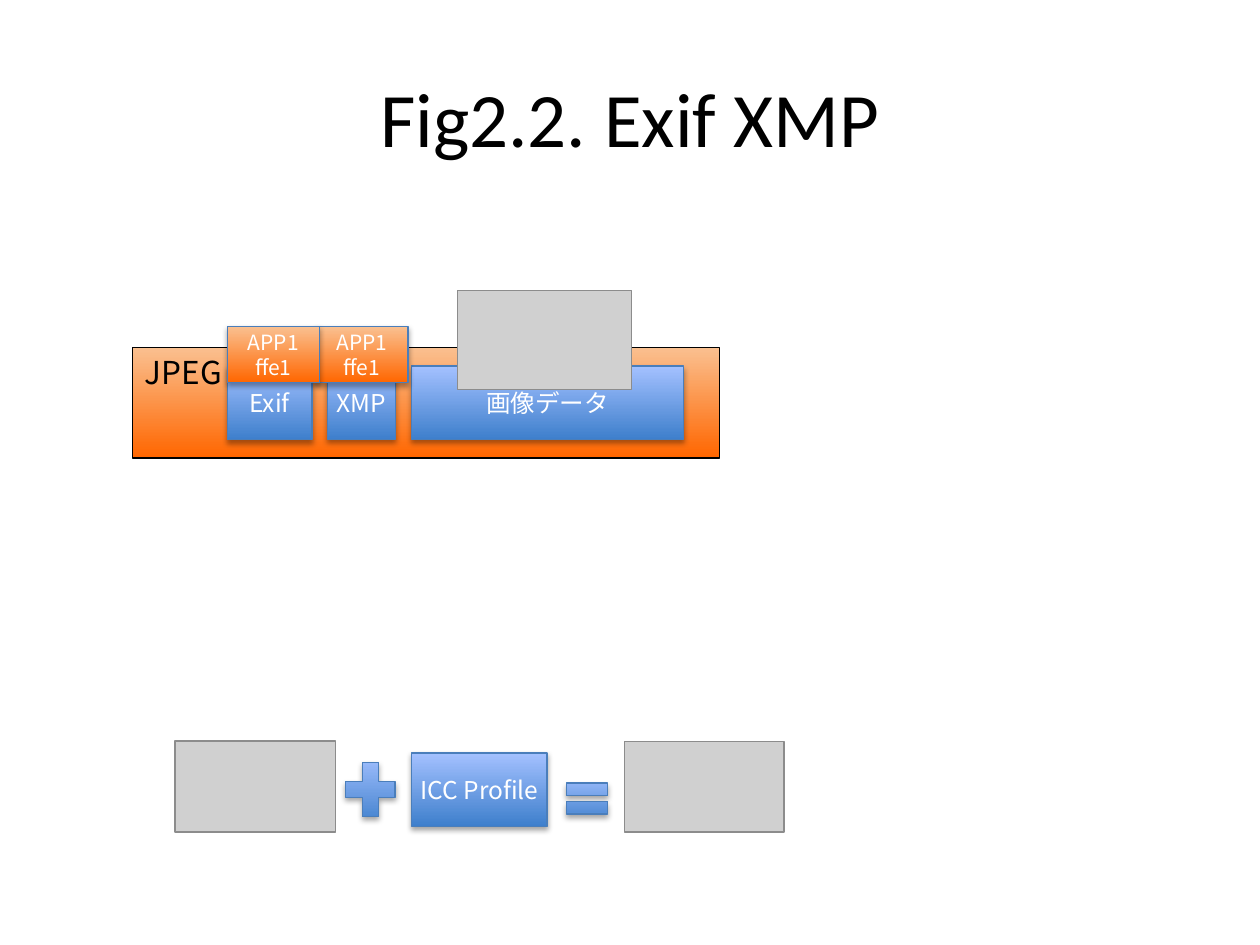
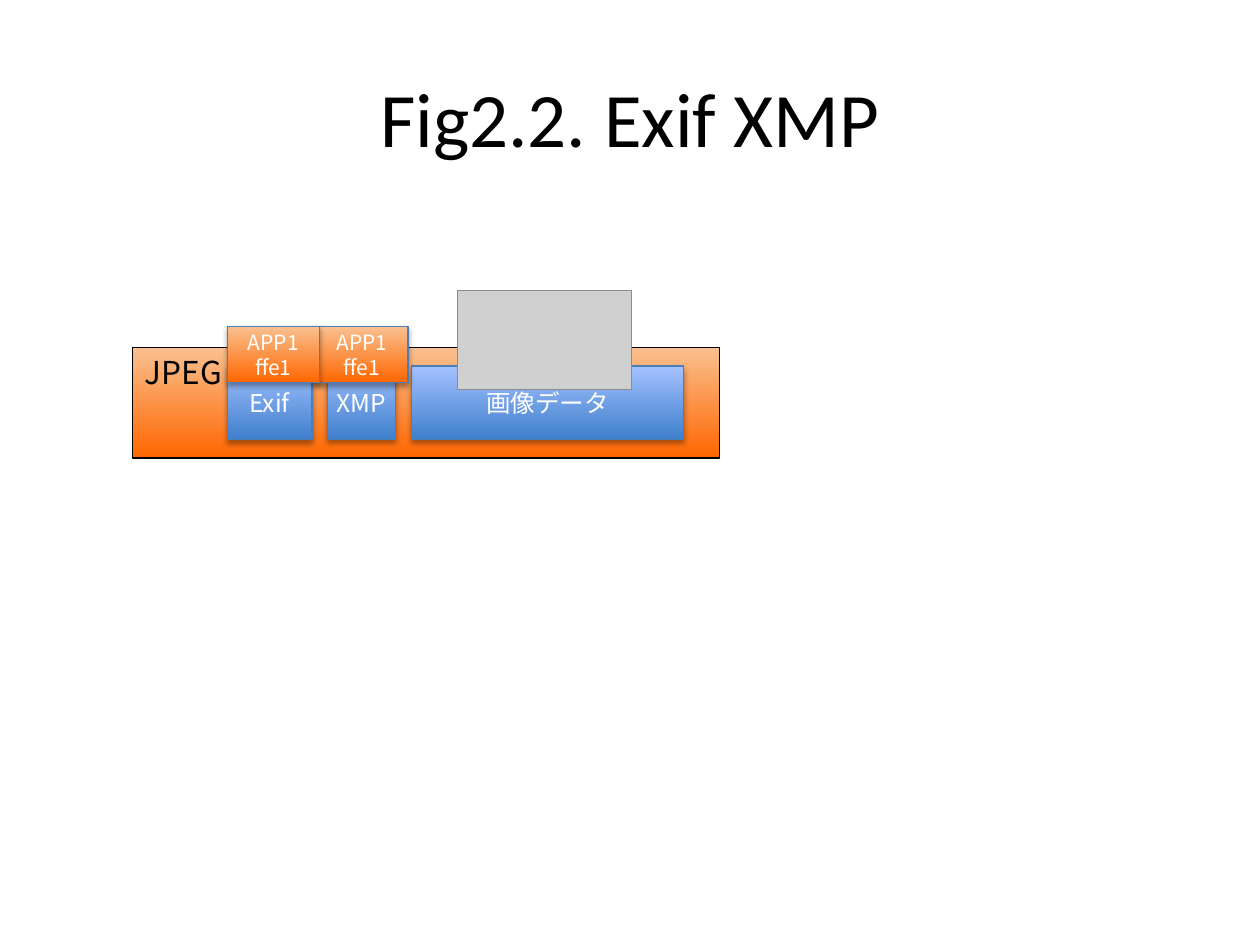
Before and after one commit to awmlabs/blog.awm.jp, a slide deck: slide 4 of content/2017/08/06/imicc.pptx. Drawn at 1260x945 pixels with LibreOffice and Linux fonts; fonts in the diff are those of the drawing; grey boxes stand for pictures. Boxes give left, top, right and bottom in pixels: in the first picture for what was removed or moved away, otherwise in the second. Text is boxed around its words. In the diff, an @@ line names an element or a change of style, - is before the commit and + after.

Commit message:
update

```diff
--- a/content/2017/08/06/imicc.pptx
+++ b/content/2017/08/06/imicc.pptx
@@ picture removed at bbox=[175, 741, 335, 832] @@
@@ picture removed at bbox=[625, 741, 785, 832] @@
@@ plus sign removed at bbox=[336, 753, 403, 827] @@
@@ rectangle removed at bbox=[412, 753, 547, 827] @@
-ICC Profile
@@ math equal removed at bbox=[559, 772, 615, 825] @@
```
